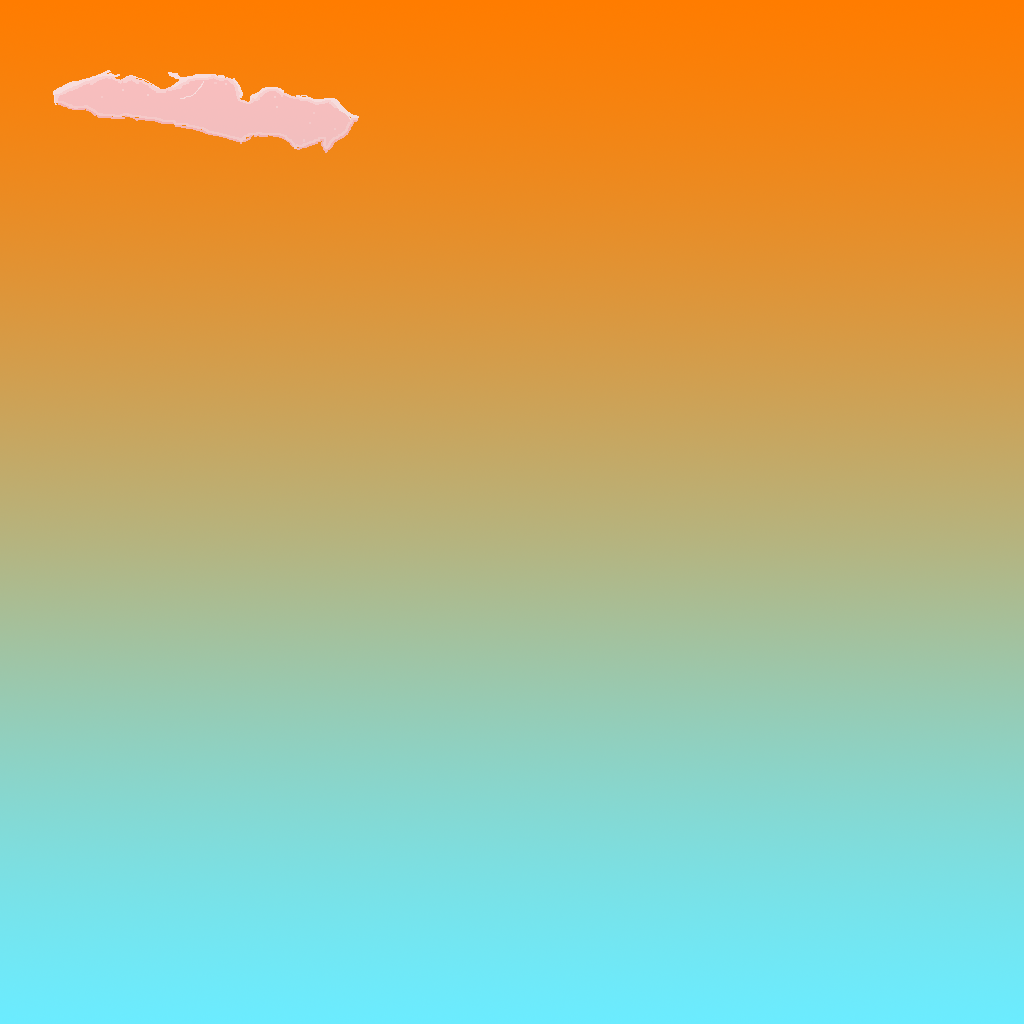
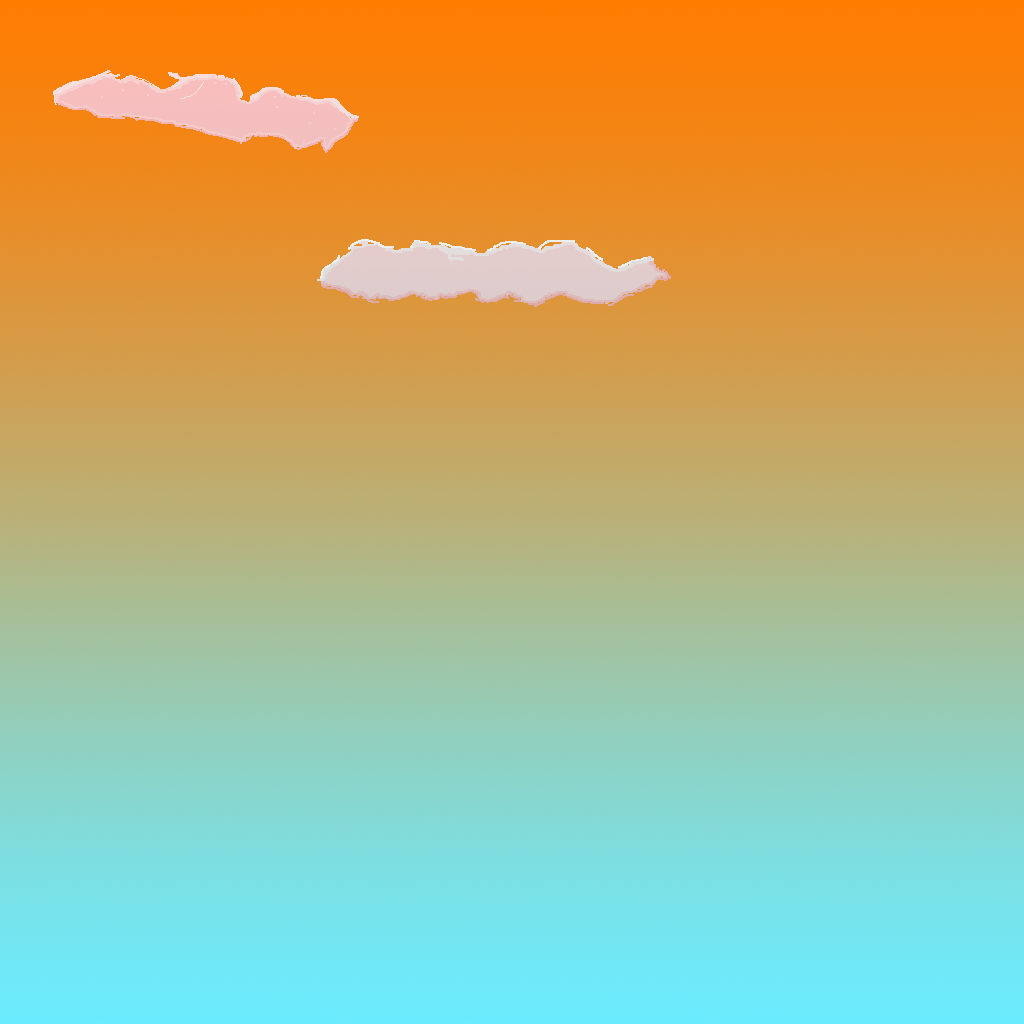
Layered file, before and after one edit (1024 x 1024). Changes by layer:
added group "Clouds" with 2 layers above "Rectangle 1" over [317, 239, 671, 307]
added layer "Cloud 2" (lighten) in group "Clouds" over [317, 239, 671, 307]
painted on "Rectangle 1" over [317, 239, 671, 307]
